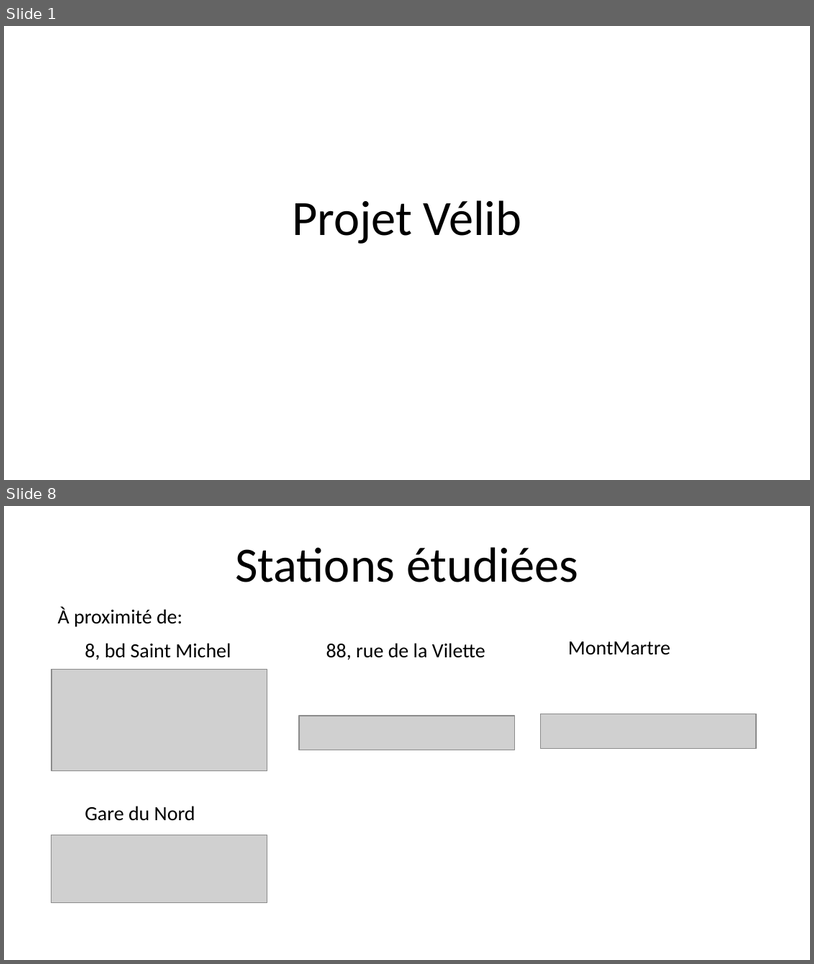
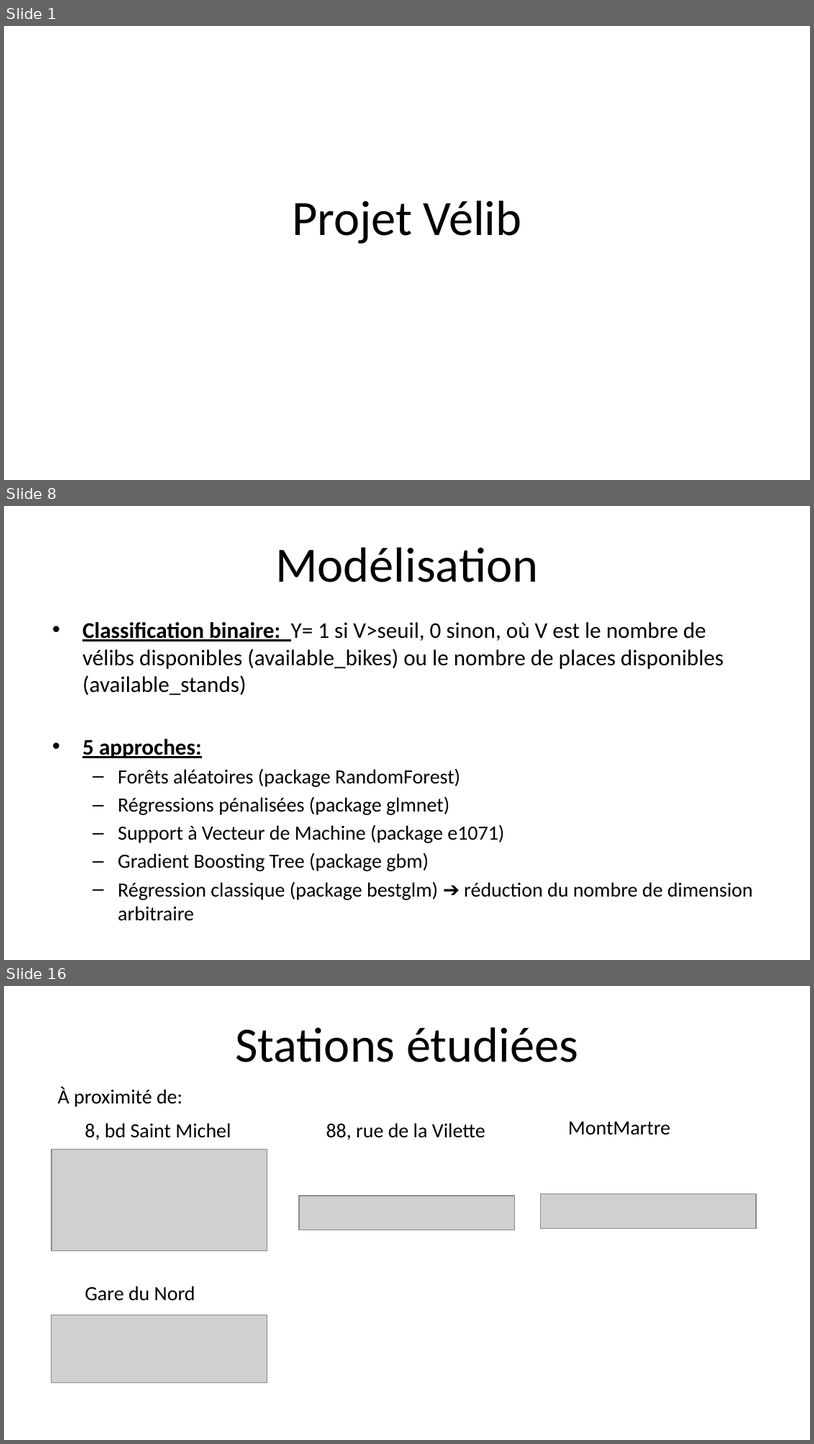
Before and after one commit to DianeBeldame/AppVelib, a slide deck: Presentation v0.1.pptx. Shown one above the other, each under a label of ours: slides 1 and 8 before the commit, slides 1, 8 and 16 after it; the slides between them are not shown. The pictures are 814x964 and 814x1444 pixels, drawn with LibreOffice and Linux fonts; fonts in the diff are those of the drawing; grey boxes stand for pictures. Boxes give left, top, right and bottom in pixels: in the first picture for what was removed or moved away, otherwise in the second. Text is boxed around its words. In the diff, an @@ line names an element or a change of style, - is before the commit and + after.

```diff
--- a/Presentation v0.1.pptx
+++ b/Presentation v0.1.pptx
@@ slide 8 added at [4, 506, 810, 960], background #FFFFFF @@
@@ title added at [275, 547, 538, 582], 44 pt, text #000000 @@
+Modélisation
@@ text added at [82, 622, 754, 921], 18 pt, text #000000 @@
+• Classification binaire: Y= 1 si V>seuil, 0 sinon, où V est le nombre de vélibs disponibles (available_bikes) ou le nombre de places disponibles (available_stands)
+• 5 approches:
+  – Forêts aléatoires (package RandomForest)
+  – Régressions pénalisées (package glmnet)
+  – Support à Vecteur de Machine (package e1071)
+  – Gradient Boosting Tree (package gbm)
+  – Régression classique (package bestglm) ➔ réduction du nombre de dimension arbitraire
@@ what was slide 8 is now slide 16 @@
```
Also in this commit, not shown: 6 slides changed, 9 other slides added, 3 other files.
